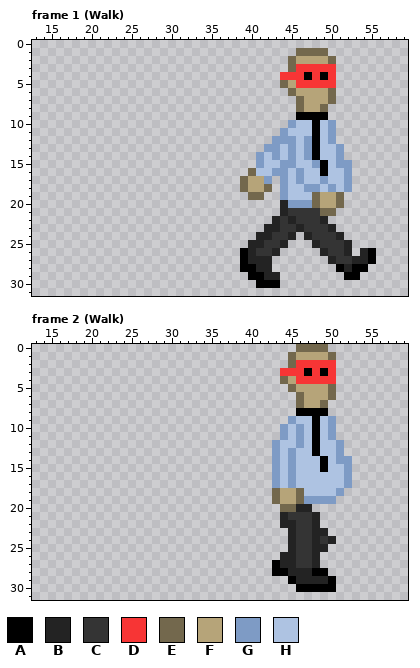
One commit to this pixel-art file: Assets/Artwork/DeathGuy.aseprite. That is the earlier state.
64x32 pixels, 13 frames. Shown: frame 1 (Walk): x 13..59, y 0..31; frame 2 (Walk): x 13..59, y 0..31. The commit also changed other frames, which this record leaves out.
Visible layers, top first: "Red Glasses", "Right Arm Blu", "Head", "Body Blu", "Body", "Right Leg", "Left Leg", "Left Arm Blu", "Left Arm".
Palette (. is transparent): A #000000  B #232323  C #343434  D #f73535  E #73684d  F #b6a479  G #7e9bc5  H #aec3e2
Pixels before, frame 1 (Walk), first column x 39:
 1 .......EEEE......
 2 ......EFFFFE.....
 3 ......EDDDDD.....
 4 .....DDDADAD.....
 5 .....EFDDDDD.....
 6 ......EFFFFE.....
 7 .......EFFFE.....
 8 .......EFFE......
 9 .......AAAA......
10 ......GHHAHG.....
11 .....GHHHAHG.....
12 ....GGGHGAHG.....
13 ...GGHGHGAHHG....
14 ..GHGHGHGAHHG....
15 ..GHHGGHHGAHGG...
16 .EHHGGHGHHAHHG...
17 EFFG.GHGHHGHHG...
18 EFFE.GHHGGHGHG...
19 .EE..GHHHEFFE....
20 .....BGGGEFFE....
21 .....BCCCCEE.....
22 ....BCBCCCB......
23 ...BBCCBCCCB.....
24 ..BBCCB.BCCCB....
25 .BBCCB...BCCCB...
26 ABCCB.....BCCB.BA
27 ABBB.......BCCBBA
28 AABB........ABAA.
29 .AABB........AA..
30 ..AAA............
Pixels before, frame 2 (Walk), first column x 43:
 0 ...EEEE...
 1 ..EFFFFE..
 2 ..EDDDDD..
 3 .DDDADAD..
 4 .EFDDDDD..
 5 ..EFFFFE..
 6 ...EFFFE..
 7 ...EFFE...
 8 ...AAAA...
 9 ..GHHAHG..
10 .GHGHAHG..
11 .GHGHAHG..
12 GHHGHAHHG.
13 GHGHHAHHG.
14 GHGHHHAHGG
15 GHGHHHAHHG
16 GHGHHHHHHG
17 GHGHHHHHHG
18 EFFEHHHHG.
19 EFFEGGGG..
20 .EEBB.....
21 .BCCCB....
22 .BBCCB....
23 ..BCCBB...
24 ..BCCBCB..
25 ..BCCBB...
26 .BBCCB....
27 ABBCCB....
28 AABBBAA...
29 ..ABBBBA..
30 ...AAAAA..
Now the later version:
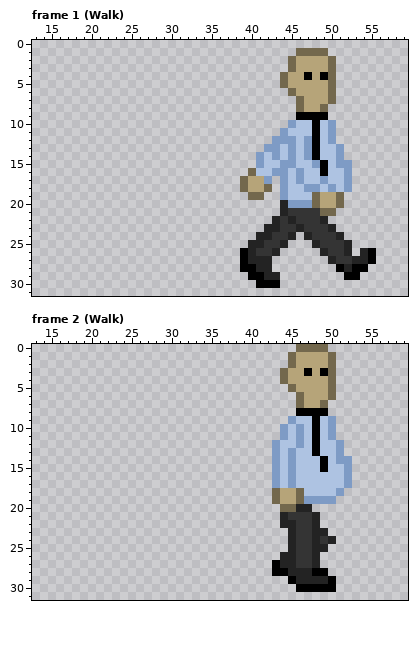
What changed:
layer "Red Glasses" now hidden
Frame 1 (Walk):
y 3: x 46..50 DDDDD -> FFFFE
y 4: x 44..46 DDD -> EFF; x 48 D -> F; x 50 D -> E
y 5: x 46..50 DDDDD -> FFFFE
Frame 2 (Walk):
y 2: x 46..50 DDDDD -> FFFFE
y 3: x 44..46 DDD -> EFF; x 48 D -> F; x 50 D -> E
y 4: x 46..50 DDDDD -> FFFFE
